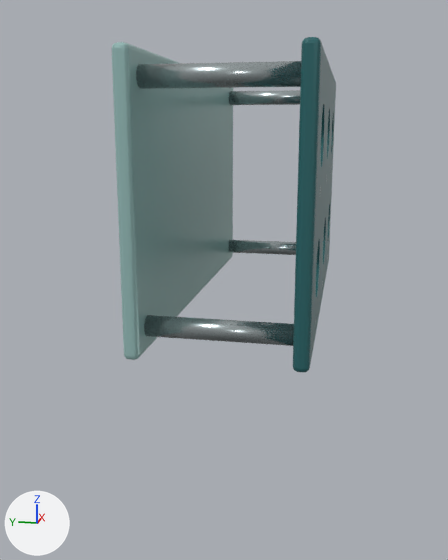
An edit to the glTF model cramera/src/cramera/resources/laboratory_devices/tube_rack/assets/tube_rack.glb, drawn before and after from the same camera.
Camera for both pictures: a camera (50 mm lens) standing at (-0.298, -0.079, 0.028) and looking at (-0.004, -0.02, -0.046). The axes (+X, +Y, +Z) are drawn at lower left. The lights are the same throughout. The picture after the commit comes second.

Script lines for the objects in view, before the commit:
```python
me_cube_045 = bpy.data.meshes.new('Cube.045')
me_cube_045.from_pydata(...)  # 96 vertices, 188 faces; spans x 0.125..0.315, y -0.906..-0.9, z -0.095..0.015
me_cube_045.materials.append(mat_pale_teal_powder_coat)  # greyish cyan #9bc2bf
me_cylinder_015 = bpy.data.meshes.new('Cylinder.015')
me_cylinder_015.from_pydata(...)  # a 64-sided cylinder along y spanning x 0.133..0.141, y -0.962..-0.906, z -0.089..-0.081
me_cylinder_015.materials.append(mat_satin_stainless_steel)  # light grey #b5bfc0
me_cylinder_016 = bpy.data.meshes.new('Cylinder.016')
me_cylinder_016.from_pydata(...)  # a 64-sided cylinder along y spanning x 0.133..0.141, y -0.962..-0.906, z 0.001..0.009
me_cylinder_016.materials.append(mat_satin_stainless_steel)  # light grey #b5bfc0
ob_rack_base = bpy.data.objects.new('Rack base', me_cube_045)
ob_rack_base.location = (-0.22, 0.9, 0.04)
ob_rack_standoff = bpy.data.objects.new('Rack standoff', me_cylinder_015)
ob_rack_standoff.location = (-0.22, 0.9, 0.04)
ob_rack_standoff_001 = bpy.data.objects.new('Rack standoff.001', me_cylinder_016)
ob_rack_standoff_001.location = (-0.22, 0.9, 0.04)
# also in view: 'Rack standoff.002' at (0.083, -0.034, -0.045); 'Rack standoff.003' at (0.083, -0.034, 0.045); 'Rack perforated plate' at (0.0, -0.065, 0.0)
```
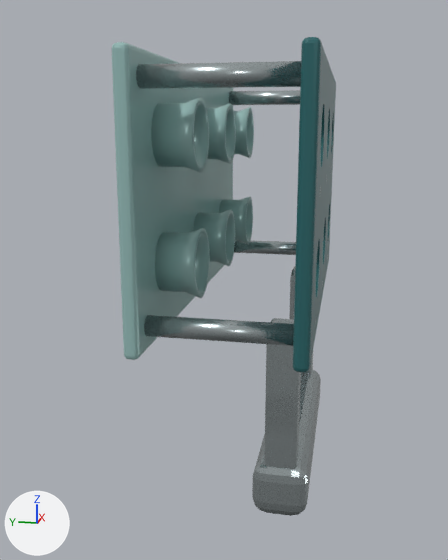
What differs and where, as boxes [x1, y1, x2, y2] in the pictures (448 x 560 px):
'Rack carry handle', added
    after: [252, 370, 321, 516]
'Rack carry mounting', added
    after: [264, 318, 301, 469]
'Rack lower guide 0_1', added
    after: [151, 97, 209, 173]
'Rack lower guide 0_0', added
    after: [155, 228, 210, 298]
'Rack lower guide 1_0', added
    after: [193, 209, 235, 266]
'Rack lower guide 1_1', added
    after: [207, 103, 236, 164]
'Rack lower guide 2_0', added
    after: [219, 197, 253, 245]
'Rack lower guide 2_1', added
    after: [234, 107, 254, 158]
'Rack carry mounting.001', added
    after: [289, 266, 313, 375]

Patch to the scene script:
```diff
--- a/cramera/src/cramera/resources/laboratory_devices/tube_rack/assets/tube_rack.glb.py
+++ b/cramera/src/cramera/resources/laboratory_devices/tube_rack/assets/tube_rack.glb.py
@@ ob_rack_lower_guide_2_1 @@
+ob_rack_lower_guide_2_1 = bpy.data.objects.new('Rack lower guide 2_1', me_rack_lower_guide_2_1)  # 576 vertices, 1152 faces; spans x 0.046..0.074, y -0.022..-0.006, z 0.011..0.039; in mat_pale_teal_powder_coat (greyish cyan #9bc2bf)
+ob_rack_lower_guide_2_1.location = (0.0, 0.0, 0.0)
@@ ob_rack_lower_guide_2_0 @@
+ob_rack_lower_guide_2_0 = bpy.data.objects.new('Rack lower guide 2_0', me_rack_lower_guide_2_0)  # 576 vertices, 1152 faces; spans x 0.046..0.074, y -0.022..-0.006, z -0.039..-0.011; in mat_pale_teal_powder_coat (greyish cyan #9bc2bf)
+ob_rack_lower_guide_2_0.location = (0.0, 0.0, 0.0)
@@ ob_rack_lower_guide_1_1 @@
+ob_rack_lower_guide_1_1 = bpy.data.objects.new('Rack lower guide 1_1', me_rack_lower_guide_1_1)  # 576 vertices, 1152 faces; spans x -0.014..0.014, y -0.022..-0.006, z 0.011..0.039; in mat_pale_teal_powder_coat (greyish cyan #9bc2bf)
+ob_rack_lower_guide_1_1.location = (0.0, 0.0, 0.0)
@@ ob_rack_lower_guide_1_0 @@
+ob_rack_lower_guide_1_0 = bpy.data.objects.new('Rack lower guide 1_0', me_rack_lower_guide_1_0)  # 576 vertices, 1152 faces; spans x -0.014..0.014, y -0.022..-0.006, z -0.039..-0.011; in mat_pale_teal_powder_coat (greyish cyan #9bc2bf)
+ob_rack_lower_guide_1_0.location = (0.0, 0.0, 0.0)
@@ ob_rack_lower_guide_0_1 @@
+ob_rack_lower_guide_0_1 = bpy.data.objects.new('Rack lower guide 0_1', me_rack_lower_guide_0_1)  # 576 vertices, 1152 faces; spans x -0.074..-0.046, y -0.022..-0.006, z 0.011..0.039; in mat_pale_teal_powder_coat (greyish cyan #9bc2bf)
+ob_rack_lower_guide_0_1.location = (0.0, 0.0, 0.0)
@@ ob_rack_lower_guide_0_0 @@
+ob_rack_lower_guide_0_0 = bpy.data.objects.new('Rack lower guide 0_0', me_rack_lower_guide_0_0)  # 576 vertices, 1152 faces; spans x -0.074..-0.046, y -0.022..-0.006, z -0.039..-0.011; in mat_pale_teal_powder_coat (greyish cyan #9bc2bf)
+ob_rack_lower_guide_0_0.location = (0.0, 0.0, 0.0)
@@ ob_rack_carry_mounting_001 @@
+ob_rack_carry_mounting_001 = bpy.data.objects.new('Rack carry mounting.001', me_rack_carry_mounting_001)  # 96 vertices, 188 faces; spans x 0.046..0.058, y -0.062..-0.048, z -0.125..-0.05; in mat_satin_stainless_steel (light grey #b5bfc0)
+ob_rack_carry_mounting_001.location = (0.0, 0.0, 0.0)
@@ ob_rack_carry_mounting @@
+ob_rack_carry_mounting = bpy.data.objects.new('Rack carry mounting', me_rack_carry_mounting)  # 96 vertices, 188 faces; spans x -0.058..-0.046, y -0.062..-0.048, z -0.125..-0.05; in mat_satin_stainless_steel (light grey #b5bfc0)
+ob_rack_carry_mounting.location = (0.0, 0.0, 0.0)
@@ ob_rack_carry_handle @@
+ob_rack_carry_handle = bpy.data.objects.new('Rack carry handle', me_rack_carry_handle)  # 96 vertices, 188 faces; spans x -0.06..0.06, y -0.067..-0.043, z -0.137..-0.113; in mat_satin_stainless_steel (light grey #b5bfc0)
+ob_rack_carry_handle.location = (0.0, 0.0, 0.0)
```
